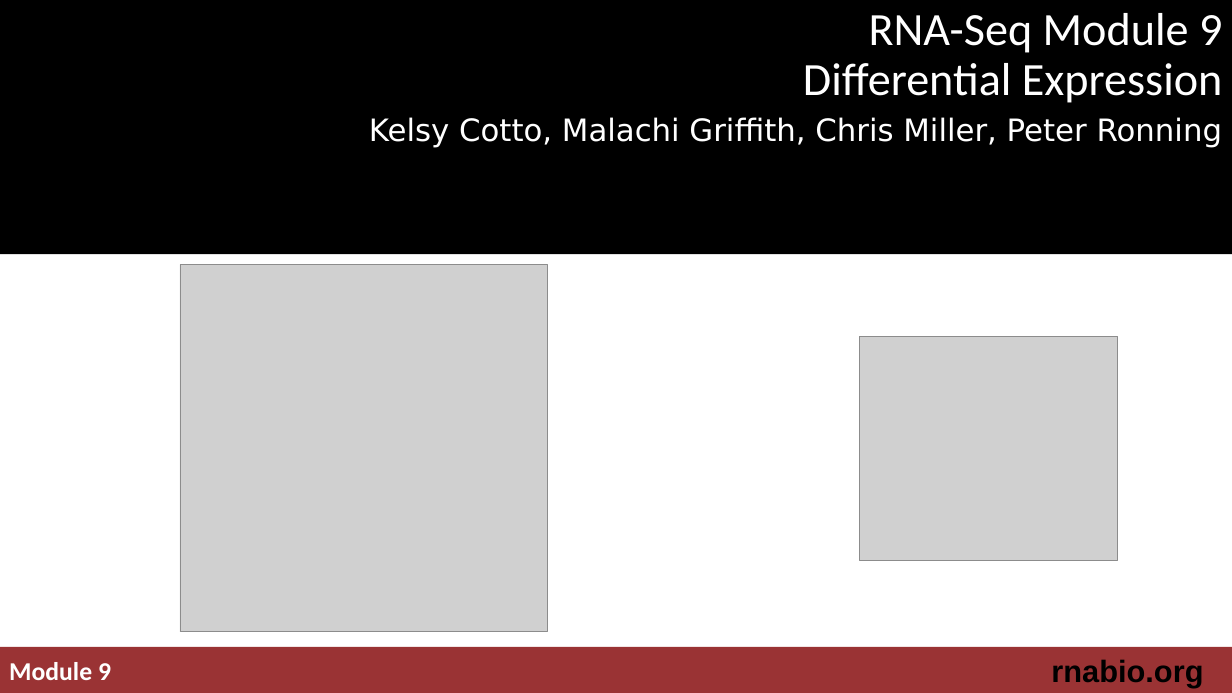
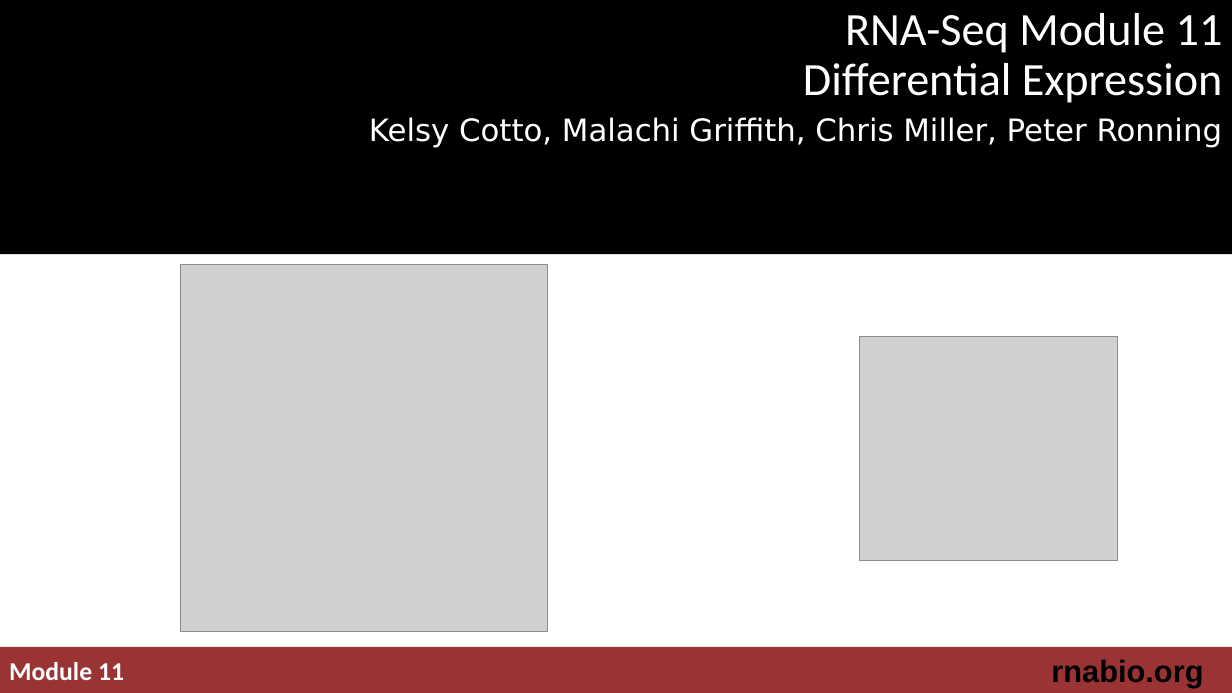
Before and after one commit to griffithlab/rnabio.org, a slide deck: slide 1 of assets/lectures/cbw-cshl/2019/mini/RNASeq_MiniLecture_11_01_DifferentialExpression.pptx. Drawn at 1232x693 pixels with LibreOffice and Linux fonts; fonts in the diff are those of the drawing; grey boxes stand for pictures; background and template pictures are left out. Boxes give left, top, right and bottom in pixels: in the first picture for what was removed or moved away, otherwise in the second. Text is boxed around its words. In the diff, an @@ line names an element or a change of style, - is before the commit and + after.

```diff
--- a/assets/lectures/cbw-cshl/2019/mini/RNASeq_MiniLecture_11_01_DifferentialExpression.pptx
+++ b/assets/lectures/cbw-cshl/2019/mini/RNASeq_MiniLecture_11_01_DifferentialExpression.pptx
@@ title at (x1=803, y1=13, x2=1223, y2=103): text changed @@
-RNA-Seq Module 9
-Differential Expression
+RNA-Seq Module 11
+Differential Expression
@@ text at (x1=9, y1=662, x2=124, y2=680): text changed @@
-Module 9
+Module 11
```
Also in this commit, not shown: 12 other slides changed, 1 other file.
